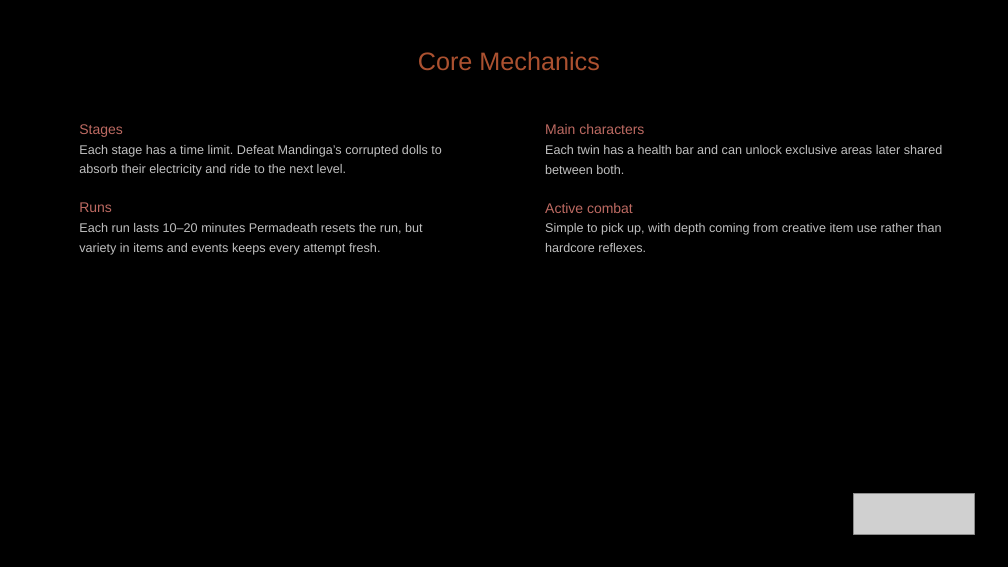
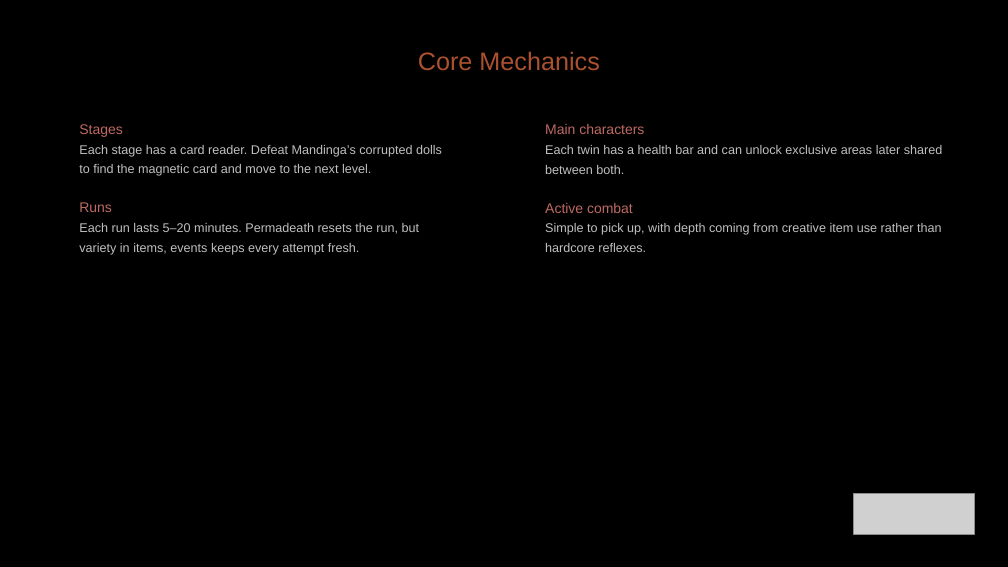
Before and after one commit to diegohcanepa/Remizione, a slide deck: slide 7 of Pitch Deck.pptx. Drawn at 1008x567 pixels with LibreOffice and Linux fonts; fonts in the diff are those of the drawing; grey boxes stand for pictures; background and template pictures are left out. Boxes give left, top, right and bottom in pixels: in the first picture for what was removed or moved away, otherwise in the second. Text is boxed around its words. In the diff, an @@ line names an element or a change of style, - is before the commit and + after.

Commit message:
Changing left door behavior.
Removing stackable items.

```diff
--- a/Pitch Deck.pptx
+++ b/Pitch Deck.pptx
@@ subtitle at <box>79,145,442,176</box>: text changed @@
-Each stage has a time limit. Defeat Mandinga’s corrupted dolls to absorb their electricity and ride to the next level.
+Each stage has a card reader. Defeat Mandinga’s corrupted dolls to find the magnetic card and move to the next level.
@@ subtitle at <box>79,223,420,255</box>: text changed @@
-Each run lasts 10–20 minutes Permadeath resets the run, but variety in items and events keeps every attempt fresh.
+Each run lasts 5–20 minutes. Permadeath resets the run, but variety in items, events keeps every attempt fresh.
```
Also in this commit, not shown: 3 other slides changed, 22 other files.
